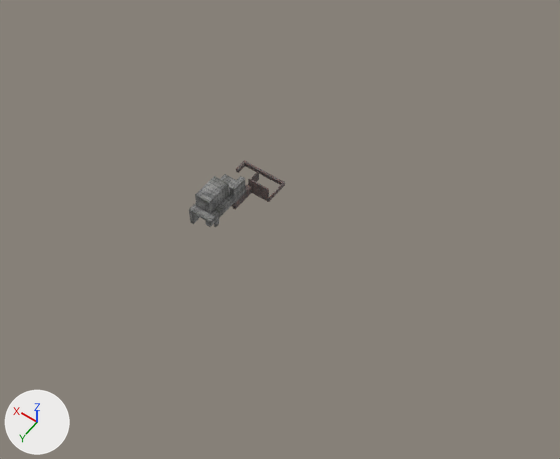
One commit to the OBJ model data/decor0.obj: the scene before it, then after it.
Both versions are drawn from a 50 mm lens placed at (-64487.0, 78251.0, 115302.0), pointed at (-11458.0, 4009.0, -1363.0). The lights are fixed; the arrows at lower left show +X, +Y and +Z. The older version comes first. Where no turn or scale is listed for an object, it has been applied to the vertices.

The older version as bpy lines, for what is in view:
```python
me_cube_009_cube_008 = bpy.data.meshes.new('Cube.009_Cube.008')
me_cube_009_cube_008.from_pydata(...)  # 306 vertices, 304 faces; spans x -5750.0..4364.0, y -5683.0..5052.0, z -1468.0..2188.0
me_cube_009_cube_008.materials.append(mat_matériau_004)  # picture img_brick080_bmp
me_cube_012_cube_014 = bpy.data.meshes.new('Cube.012_Cube.014')
me_cube_012_cube_014.from_pydata(...)  # 168 vertices, 162 faces; spans x -1477.0..3541.0, y 1121.0..12526.0, z -1516.0..5728.0
me_cube_012_cube_014.materials.append(mat_matériau_007)  # picture img_images_bmp
ob_cube_009_cube_008 = bpy.data.objects.new('Cube.009_Cube.008', me_cube_009_cube_008)
ob_cube_009_cube_008.location = (0.0, 0.0, 0.0)
ob_cube_012_cube_014 = bpy.data.objects.new('Cube.012_Cube.014', me_cube_012_cube_014)
ob_cube_012_cube_014.location = (0.0, 0.0, 0.0)
```
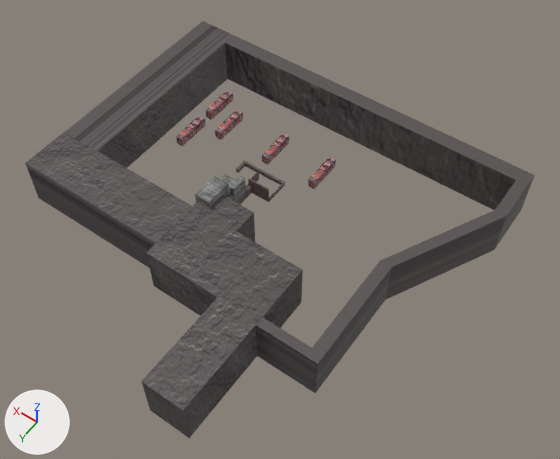
Boxes [x1, y1, x2, y2] around the edits, measured in the pictures (560 x 459 px):
'Cube.024_Cube.023', added: after [26, 21, 535, 438]
'Cube.026', added (brown): after [176, 115, 206, 146]
'Cube.029', added (brown): after [308, 156, 336, 189]
'Cube.027', added (brown): after [215, 109, 243, 140]
'Cube.028', added: after [262, 133, 289, 165]
'Cube.025_Cube.013', added: after [206, 90, 233, 120]

The change in detail:
Picture 'brick003r.bmp' (img_brick003r_bmp) is new.
Picture 'concrete022.bmp' (img_concrete022_bmp) is new.
Material 'Matériau.003' (mat_matériau_003) is new.
Its texture is img_brick003r_bmp.
Its roughness is 0.526.
Material 'Matériau.002' (mat_matériau_002) is new.
Its texture is img_concrete022_bmp.
Its roughness is 0.526.
Mesh me_cube_029 is new.
It has 12 vertices, 10 faces and spans x -10814.0..-9311.0, y -16368.0..-8724.0, z -2110.0..97.0.
It uses material mat_matériau_003 (picture img_brick003r_bmp).
Mesh me_cube_028 is new.
It has 12 vertices, 10 faces and spans x 688.0..2191.0, y -16368.0..-8724.0, z -2110.0..97.0.
It uses material mat_matériau_003 (picture img_brick003r_bmp).
Mesh me_cube_027 is new.
It has 12 vertices, 10 faces and spans x 12858.0..14361.0, y -16368.0..-8724.0, z -2110.0..97.0.
It uses material mat_matériau_003 (picture img_brick003r_bmp).
Mesh me_cube_026 is new.
It has 12 vertices, 10 faces and spans x 18262.0..19765.0, y -10244.0..-2600.0, z -2110.0..97.0.
It uses material mat_matériau_003 (picture img_brick003r_bmp).
Mesh me_cube_025_cube_013 is new.
It has 12 vertices, 10 faces and spans x 18262.0..19765.0, y -19958.0..-12314.0, z -2110.0..97.0.
It uses material mat_matériau_003 (picture img_brick003r_bmp).
Mesh me_cube_024_cube_023 is new.
It has 108 vertices, 106 faces and spans x -46068.0..35718.0, y -31495.0..44936.0, z -6192.0..4329.0.
It uses material mat_matériau_002 (picture img_concrete022_bmp).
Object 'Cube.029' (ob_cube_029) is new; it shows me_cube_029.
Its location is (0.0, 0.0, 0.0).
Object 'Cube.028' (ob_cube_028) is new; it shows me_cube_028.
Its location is (0.0, 0.0, 0.0).
Object 'Cube.027' (ob_cube_027) is new; it shows me_cube_027.
Its location is (0.0, 0.0, 0.0).
Object 'Cube.026' (ob_cube_026) is new; it shows me_cube_026.
Its location is (0.0, 0.0, 0.0).
Object 'Cube.025_Cube.013' (ob_cube_025_cube_013) is new; it shows me_cube_025_cube_013.
Its location is (0.0, 0.0, 0.0).
Object 'Cube.024_Cube.023' (ob_cube_024_cube_023) is new; it shows me_cube_024_cube_023.
Its location is (0.0, 0.0, 0.0).
